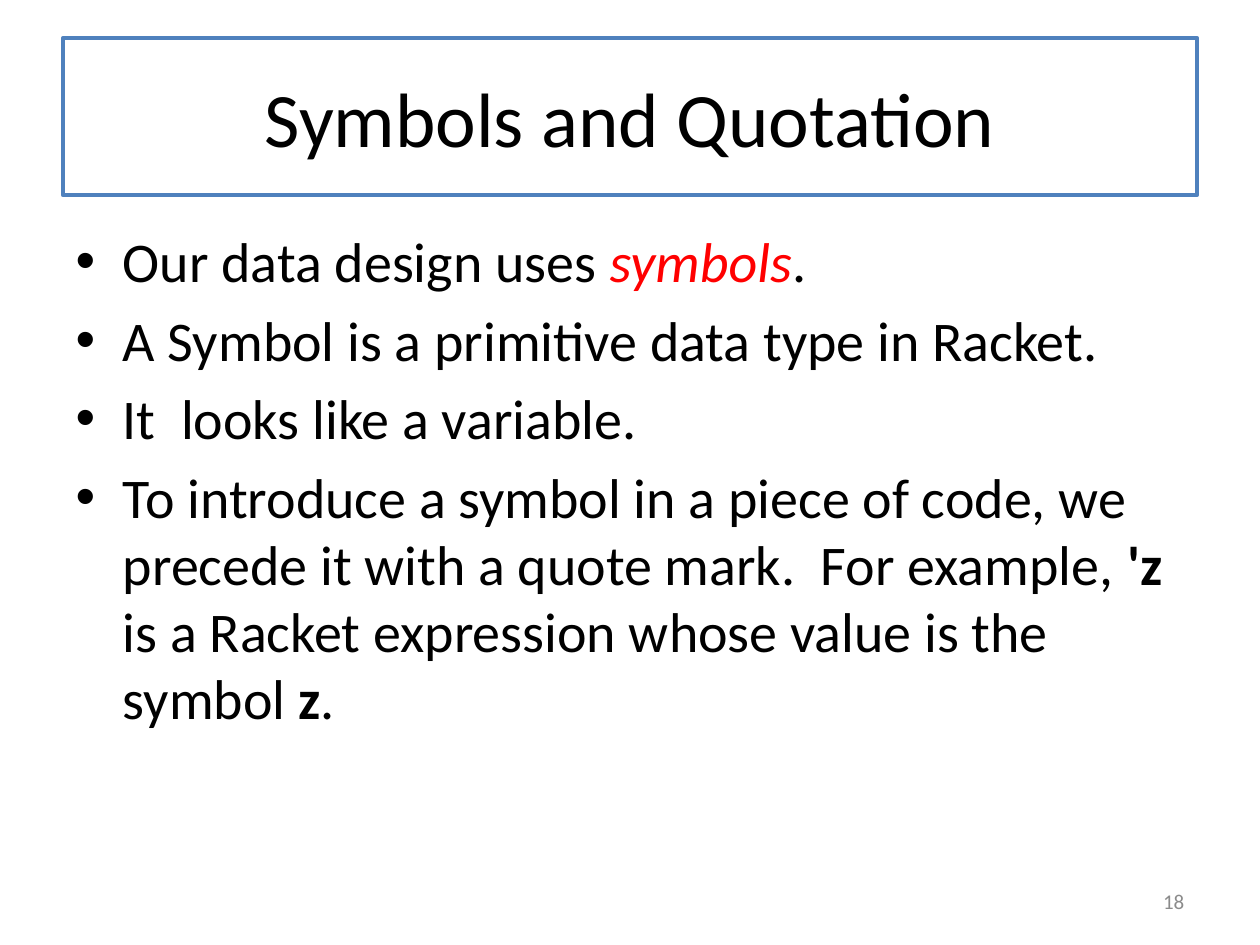
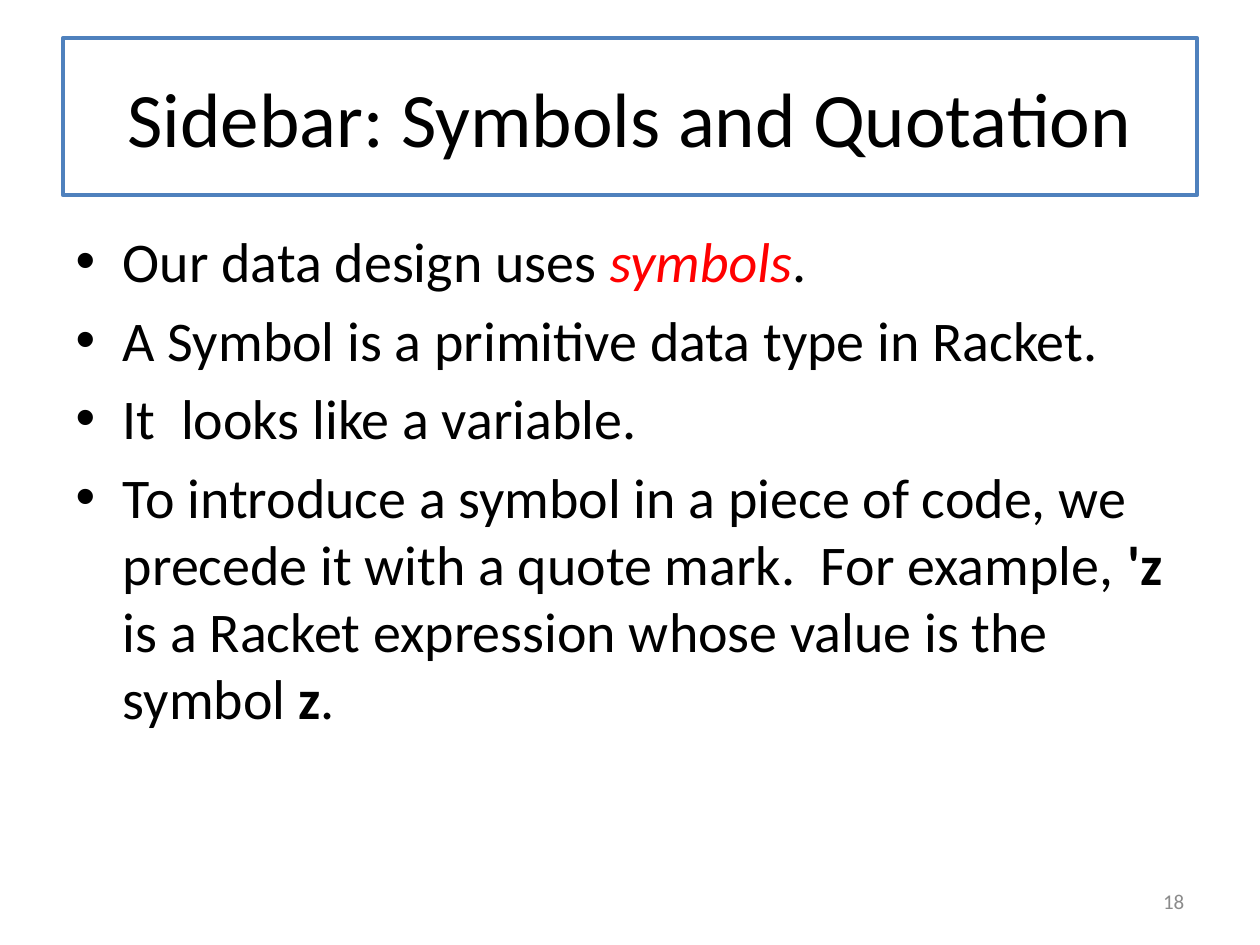
Before and after one commit to mwand/cs5010f16, a slide deck: slide 18 of Slides/Lesson 7.4 Case Study-- Undefined Variables.pptx. Drawn at 1260x945 pixels with LibreOffice and Linux fonts; fonts in the diff are those of the drawing. Boxes give left, top, right and bottom in pixels: in the first picture for what was removed or moved away, otherwise in the second. Text is boxed around its words. In the diff, an @@ line names an element or a change of style, - is before the commit and + after.

```diff
--- a/Slides/Lesson 7.4 Case Study-- Undefined Variables.pptx
+++ b/Slides/Lesson 7.4 Case Study-- Undefined Variables.pptx
@@ title at (x1=127, y1=93, x2=1131, y2=160): text changed @@
-Symbols and Quotation
+Sidebar: Symbols and Quotation
```
Also in this commit, not shown: 7 other slides changed, 10 slides added, 9 slides removed, 7 other files.
